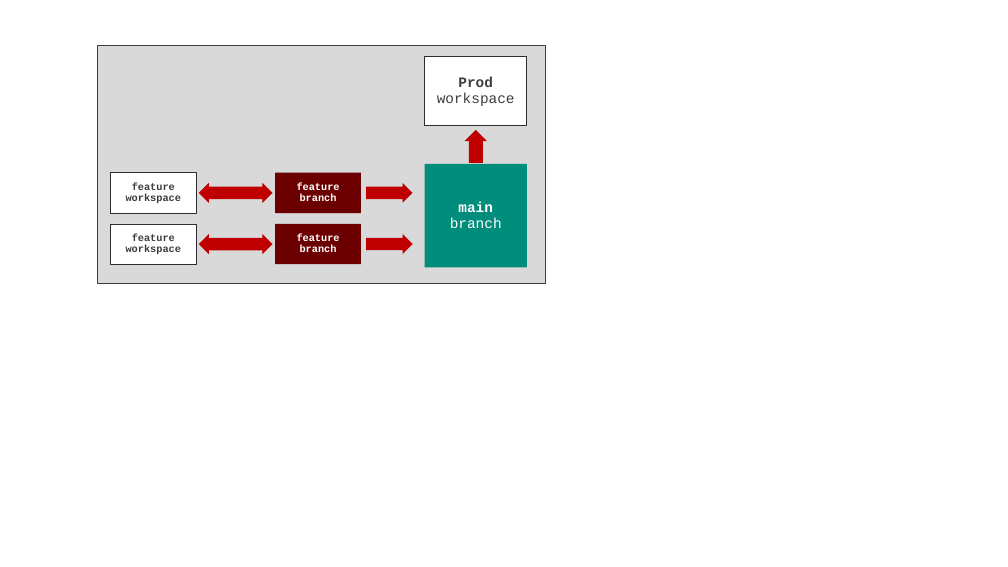
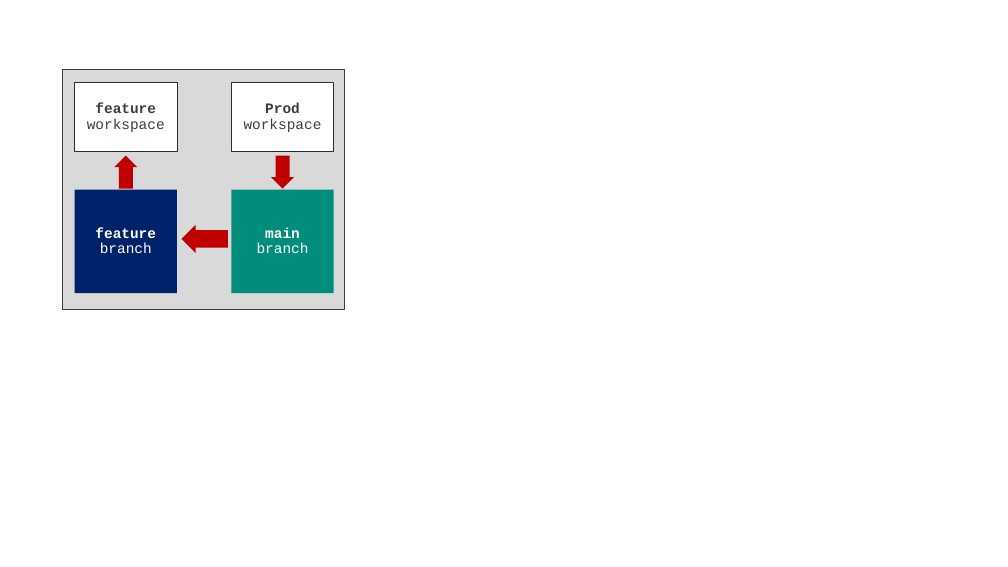
Before and after one commit to FabricDevCamp/fabric-cicd-whitepaper, a slide deck: slide 18 of Part 1 - Overview of Fabric CICD.pptx (slide 10 before the commit). Drawn at 1008x567 pixels with LibreOffice and Linux fonts; fonts in the diff are those of the drawing. Boxes give left, top, right and bottom in pixels: in the first picture for what was removed or moved away, otherwise in the second. Text is boxed around its words. In the diff, an @@ line names an element or a change of style, - is before the commit and + after.

```diff
--- a/Part 1 - Overview of Fabric CICD.pptx
+++ b/Part 1 - Overview of Fabric CICD.pptx
@@ rectangle: place and size @@
-rectangle at [98, 45, 546, 284]
+rectangle at [63, 69, 345, 309]
@@ rectangle "feature": place and size @@
-rectangle "feature" at [110, 173, 196, 213]
+rectangle "feature" at [75, 82, 177, 151]
@@ rectangle "feature" at [75, 82, 177, 151]: size 10 to 14 pt; bold off in "workspace" @@
@@ rectangle "Prod": place and size @@
-rectangle "Prod" at [425, 56, 527, 125]
+rectangle "Prod" at [231, 82, 334, 151]
@@ right arrow added at [115, 156, 138, 189], fill #C00000 @@
@@ right arrow at [271, 156, 294, 189]: mirrored; rotation 270 to 90 degrees @@
@@ rectangle "feature": place and size @@
-rectangle "feature" at [275, 224, 361, 264]
+rectangle "feature" at [75, 190, 177, 293]
@@ rectangle "feature" at [75, 190, 177, 293]: size 10 to 14 pt; bold off in "branch"; fill #6C0000 to #00226B @@
@@ rectangle "main": place and size @@
-rectangle "main" at [425, 164, 527, 267]
+rectangle "main" at [231, 190, 334, 293]
@@ right arrow: place and size @@
-right arrow at [366, 234, 413, 254]
+right arrow at [182, 225, 228, 253]
@@ right arrow at [182, 225, 228, 253]: mirrored @@
@@ group removed at [110, 173, 413, 264]: 2 rectangles, 2 left right arrows, 1 right arrow @@
-feature
-branch
-feature
-workspace
```
Also in this commit, not shown: 2 other slides changed, 13 slides added, 3 slides removed, 6 other files.
